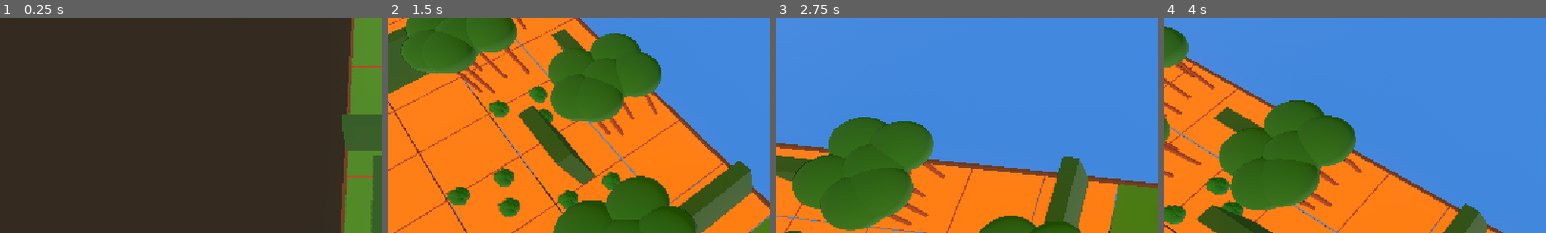
Above: before the commit, frames 1-4 (left to right).
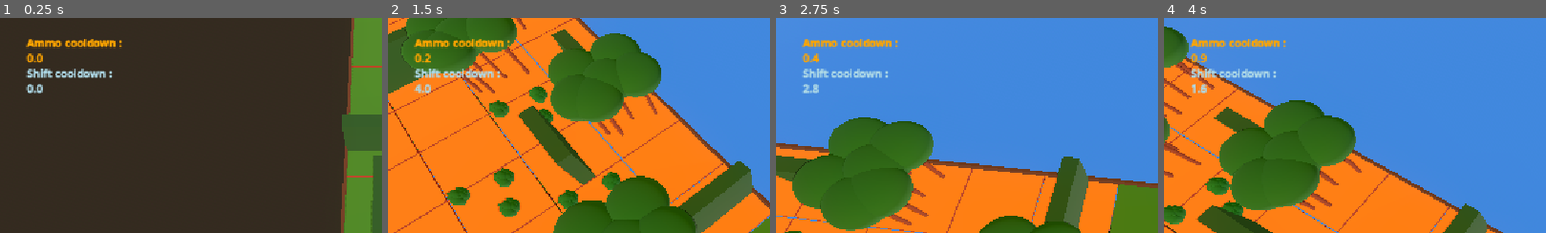
Above: after the commit, the same moments.

Repository: Grihgrix/Tank_Shift
Game: Godot game, scene res://Game scenes/Main_game_scene.tscn
The game is run twice, just before and just after one commit, with the same random seed, the same clock (stepped at 60 frames per second) and the same inputs.
Inputs (mouse positions are % of the whole screen's width and height, from its top left):
- Up to frame 1 (0.25 s): no input
- Up to frame 2 (1.5 s): tap Enter (ui_accept) at 0.5, 0.77 s; move the mouse to (10, 12) at 0.52 s; hold Right (ui_right) 0.53-1.28 s; click (10, 12) at 0.6 s; move the mouse to (30, 55) at 1.27 s; hold Down (ui_down) from 1.28 s (still down); right-click (30, 55) at 1.35 s
- Up to frame 3 (2.75 s): tap Enter (ui_accept) at 1.52 s; click (30, 55) at 1.55 s; move the mouse to (10, 12) at 2.02 s; release Down (ui_down) at 2.03 s; hold Right (ui_right) from 2.03 s (still down); click (10, 12) at 2.1 s
- Up to frame 4 (4 s): move the mouse to (45, 70) at 2.77 s; release Right (ui_right) at 2.78 s; hold Up (ui_up) 2.78-3.53 s; click (45, 70) at 2.85 s; tap Enter (ui_accept) at 3.02, 3.77 s; move the mouse to (80, 65) at 3.52 s; hold Left (ui_left) from 3.53 s (still down); right-click (80, 65) at 3.6 s; click (80, 65) at 3.8 s
The pictures show only the part of the screen within x 0-50%, y 0-50%; the shares and areas given below are measured in that part.

The runs differ from the first frame. In frame 1, 1.8% of the frame differs, in the area x 6-32%, y 9-36%; in frame 2, 1.7%; in frame 3, 1.7%; in frame 4, 1.7%.

Commit message:
Cooldowns added to display

Diff:
--- a/Game scenes/Character scenes/ath_label.gd
+++ b/Game scenes/Character scenes/ath_label.gd
@@ -1,6 +1,10 @@
 extends RichTextLabel
 
 @onready var character = $"../.."
+
+@onready var shooter_timer = $"../../Proto_tank/Tourelle/Head/Shooter/Shooter_Timer"
+@onready var shift_timer = $"../../Shift_Timer"
+
 
 var line_1:String
 var line_2:String
@@ -12,7 +16,7 @@
 
 # Called every frame. 'delta' is the elapsed time since the previous frame.
 func _process(delta):
-	#line_1 =  "[b][color=orange]Ammo: " + str(character.canon_ammo_count) + "[/color]\n"
-	#line_2 = "[color=light_blue]Shift: " + str(character.shift_ammo_count)
-	#text = line_1 + line_2
-	text = ""
+	line_1 =  "[b][color=orange]Ammo cooldown : " + str(round(shooter_timer.time_left * 10) / 10) + "[/color]\n"
+	line_2 = "[color=light_blue]Shift cooldown : " + str(round(shift_timer.time_left * 10) / 10)
+	text = line_1 + line_2
+	#text = ""
